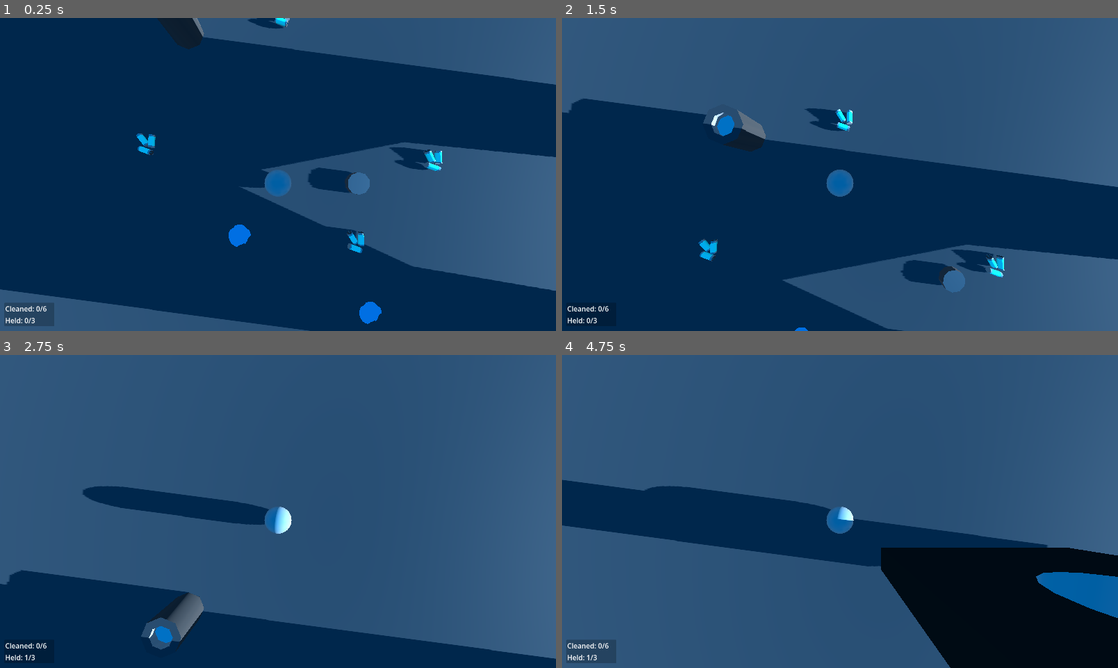
Above: before the commit, frames 1-4 (two rows, left to right).
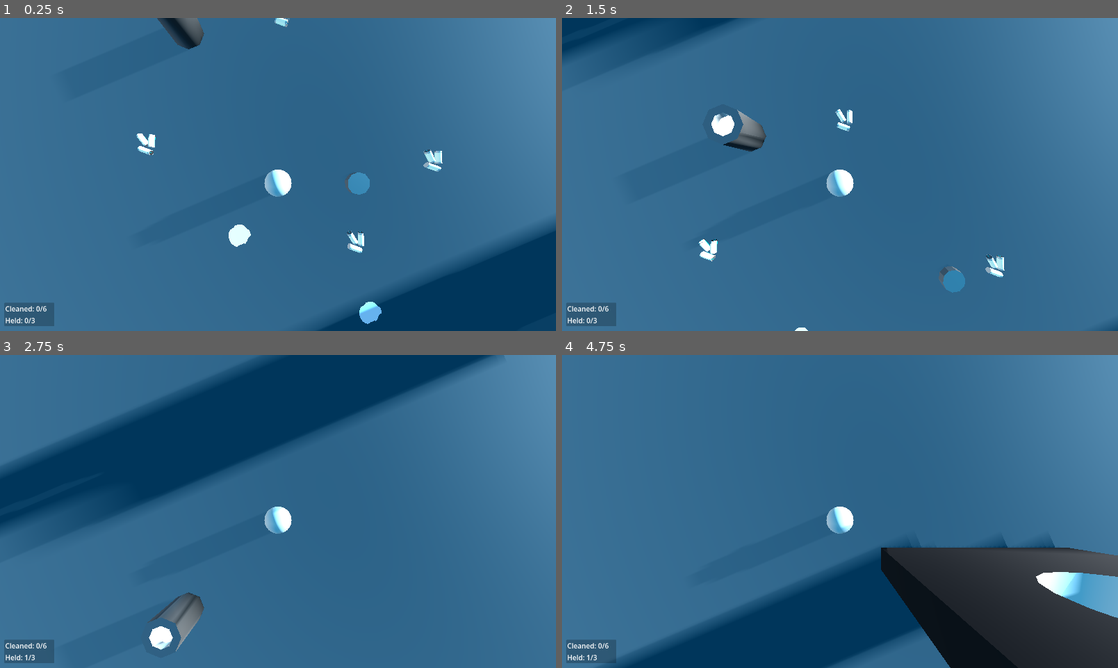
Above: after the commit, the same moments.

Repository: JustDavide/JanitorDemo
Game: Godot game, scene res://scenes/main.tscn
The game is run twice, just before and just after one commit, with the same random seed, the same clock (stepped at 60 frames per second) and the same inputs.
Inputs (mouse positions are in pixels of both pictures, inside the frame that each line leads up to):
- Up to frame 1 (0.25 s): no input
- Up to frame 2 (1.5 s): tap Enter at 0.5 s; move the mouse to (867, 174) at 0.52 s; hold E (Interact) 0.53-1.28 s; hold W (Forwards) from 0.53 s (still down); move the mouse to (812, 174) at 1.27 s; click (812, 174) at 1.35 s
- Up to frame 3 (2.75 s): keep holding W (Forwards); tap E (Interact) at 2 s; move the mouse to (289, 505) at 2.02 s; hold E (Interact) from 2.03 s (still down)
- Up to frame 4 (4.75 s): keep holding W (Forwards); move the mouse to (834, 517) at 2.77 s; release E (Interact) at 2.78 s; click (834, 517) at 2.85 s; move the mouse to (878, 514) at 3.52 s; hold E (Interact) 3.53-4.28 s; move the mouse to (795, 508) at 4.27 s; click (795, 508) at 4.35 s

The runs differ from the first frame. In frame 1, 79% of the frame differs, in the area x 0-100%, y 0-100%; in frame 2, 65%; in frame 3, 50%; in frame 4, 55%.

Commit message:
4.7 version. optimise, improve environment

Diff:
--- a/project.godot
+++ b/project.godot
@@ -12,7 +12,7 @@
 
 config/name="JanitorProto"
 run/main_scene="uid://1l04mvg80ge5"
-config/features=PackedStringArray("4.6", "GL Compatibility")
+config/features=PackedStringArray("4.7", "GL Compatibility")
 
 [autoload]
 
@@ -95,3 +95,4 @@
 rendering_device/driver.windows="d3d12"
 renderer/rendering_method="gl_compatibility"
 renderer/rendering_method.mobile="gl_compatibility"
+lights_and_shadows/directional_shadow/size=512
--- a/scenes/main.tscn
+++ b/scenes/main.tscn
@@ -14,11 +14,16 @@
 
 [sub_resource type="Sky" id="Sky_jjgbg"]
 sky_material = SubResource("ProceduralSkyMaterial_7u77a")
+radiance_size = 0
 
 [sub_resource type="Environment" id="Environment_bo1nx"]
 background_mode = 2
 sky = SubResource("Sky_jjgbg")
-tonemap_mode = 2
+ambient_light_source = 3
+reflected_light_source = 2
+tonemap_mode = 3
+tonemap_exposure = 2.05
+tonemap_white = 7.95
 
 [sub_resource type="StandardMaterial3D" id="StandardMaterial3D_7u77a"]
 albedo_color = Color(0.24840015, 0.24840018, 0.24840015, 1)
@@ -38,8 +43,19 @@
 environment = SubResource("Environment_bo1nx")
 
 [node name="DirectionalLight3D" type="DirectionalLight3D" parent="." unique_id=405938976]
-transform = Transform3D(0.1310133, -0.20904945, 0.9690892, 0.009248661, 0.97773, 0.20966303, -0.9913374, -0.018505877, 0.13002908, 0, 13.999184, 0)
+transform = Transform3D(-0.39079422, -0.1896945, 0.90071964, 0.008532659, 0.977746, 0.20961857, -0.9204384, 0.08960326, -0.38047892, 0, 13.999184, 0)
+light_energy = 1.255
 shadow_enabled = true
+shadow_normal_bias = 5.1
+directional_shadow_mode = 1
+directional_shadow_blend_splits = true
+
+[node name="DirectionalLight3D2" type="DirectionalLight3D" parent="." unique_id=980284684]
+transform = Transform3D(0.09584575, -0.24080814, -0.96582866, 0, 0.9702957, -0.2419219, 0.99539614, 0.023187188, 0.09299873, 0, 13.999184, 0)
+light_energy = 0.235
+shadow_normal_bias = 5.1
+directional_shadow_mode = 1
+directional_shadow_blend_splits = true
 
 [node name="Floor" type="CSGBox3D" parent="." unique_id=1764774185]
 transform = Transform3D(101.88585, 0, 0, 0, 1, 0, 0, 0, 38.702435, 0, 0, 7.347093)
Not shown, changed: assets/models/Puddle.fbx.import
Not shown, changed: assets/models/untitled.glb.import
